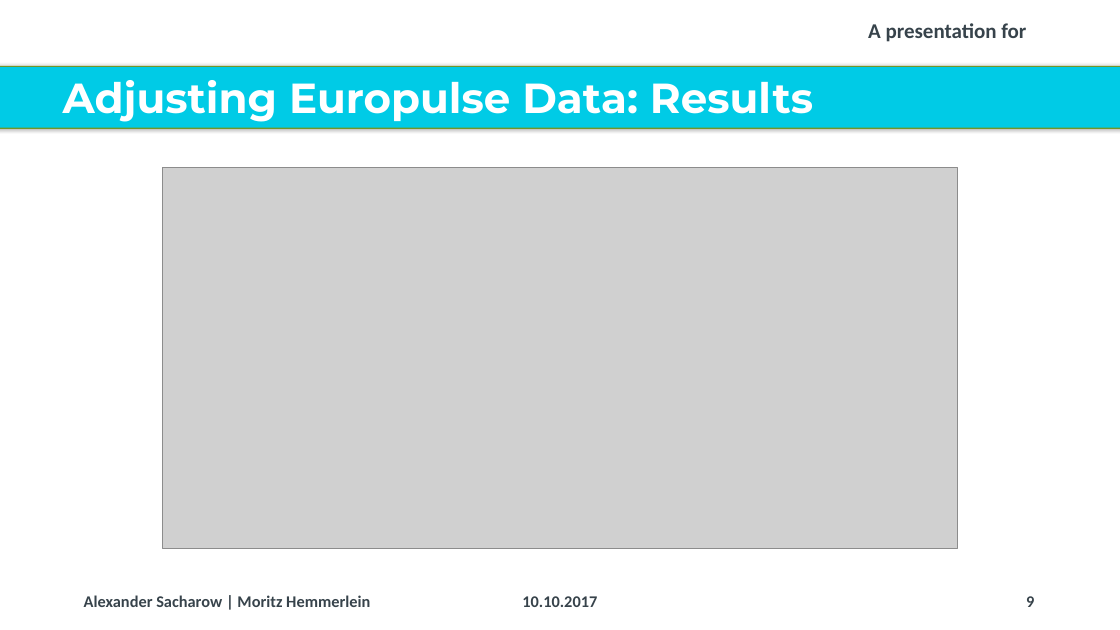
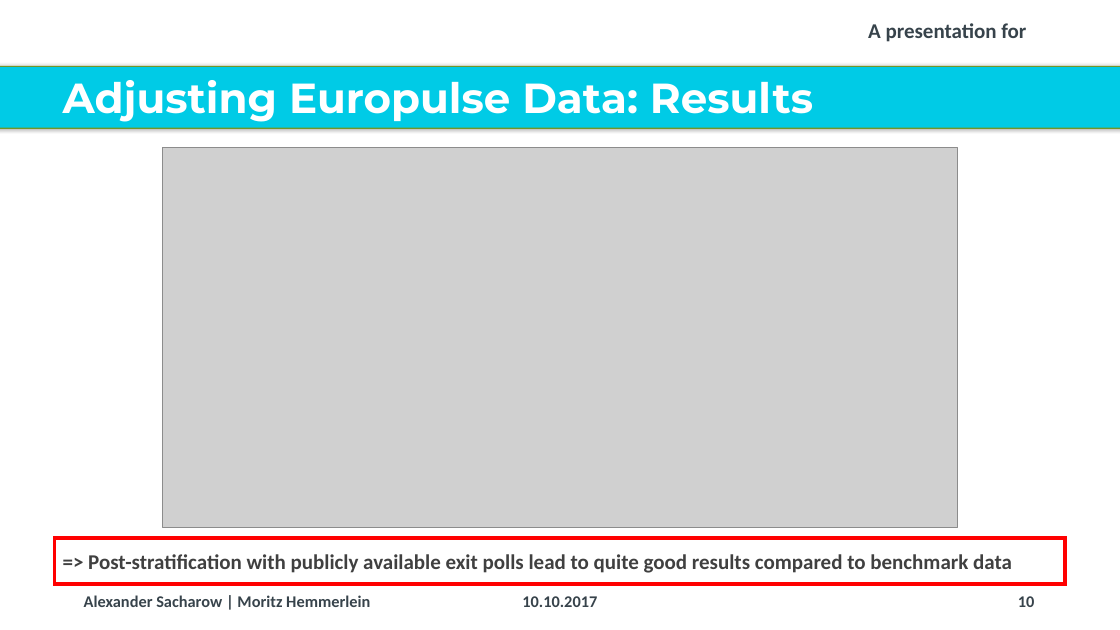
Before and after one commit to Corrod3/ElectionForecasting, a slide deck: slide 10 of Dalia Presentation/20171006_Dalia_Lunchtime Talk_Election Forecasting_v2.pptx (slide 9 before the commit). Drawn at 1120x630 pixels with LibreOffice and Linux fonts; fonts in the diff are those of the drawing; grey boxes stand for pictures; background and template pictures are left out. Boxes give left, top, right and bottom in pixels: in the first picture for what was removed or moved away, otherwise in the second. Text is boxed around its words. In the diff, an @@ line names an element or a change of style, - is before the commit and + after.

Commit message:
presentation

```diff
--- a/Dalia Presentation/20171006_Dalia_Lunchtime Talk_Election Forecasting_v2.pptx
+++ b/Dalia Presentation/20171006_Dalia_Lunchtime Talk_Election Forecasting_v2.pptx
@@ picture: place and size @@
-picture at bbox=[163, 168, 958, 549]
+picture at bbox=[163, 148, 958, 528]
@@ rectangle added at bbox=[55, 538, 1065, 584], fill #FFFFFF, outline #FF0000 3 pt, 18 pt, text #404040, bold @@
+=> Post-stratification with publicly available exit polls lead to quite good results compared to benchmark data
@@ page number at bbox=[1018, 596, 1035, 607]: text changed @@
-9
+10
```
Also in this commit, not shown: 12 other slides changed, 4 slides added, 3 other files.
